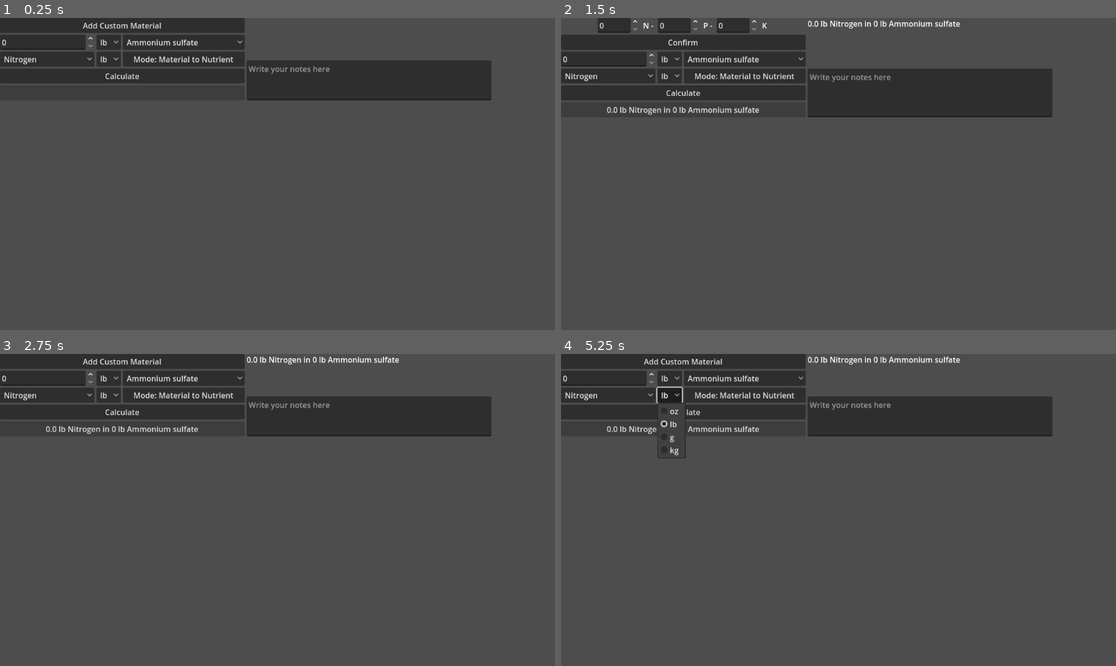
Above: before the commit, frames 1-4 (two rows, left to right).
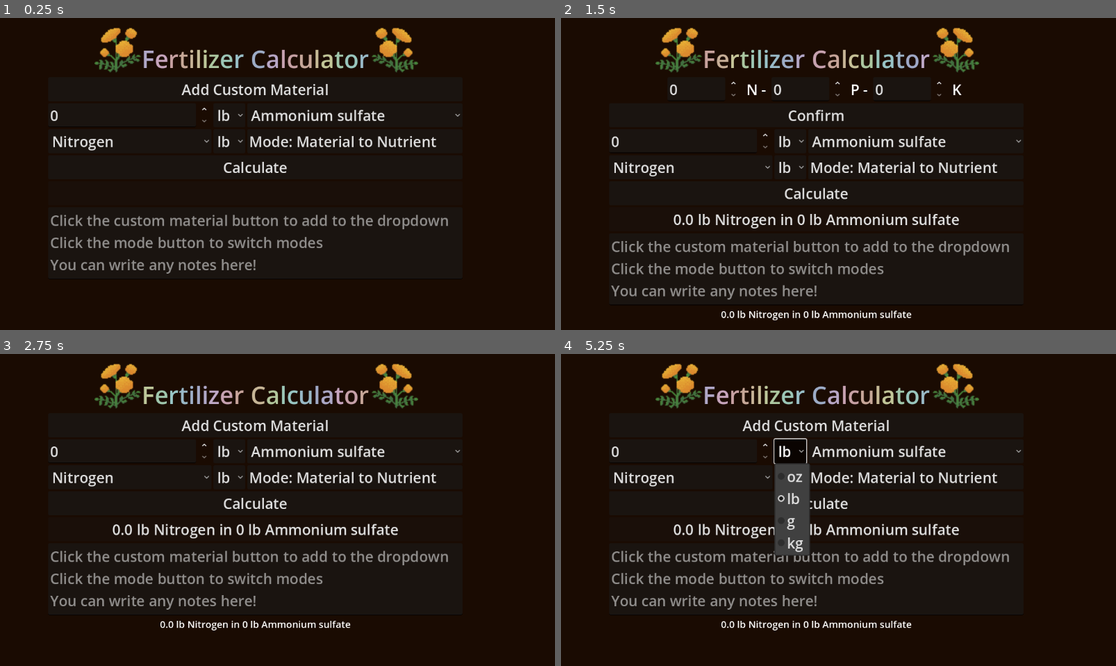
Above: after the commit, the same moments.

Repository: RSpencerosa/fertilizer_calculator
Game: Godot game, scene res://main.tscn
Two runs of this game, one before a commit and one after it. Both use one fixed random seed, a clock stepped at 60 frames per second and the inputs below.
Inputs:
- Up to frame 1 (0.25 s): no input
- Up to frame 2 (1.5 s): click "Calculate" at 0.5 s; click "Add Custom Material" at 1.25 s
- Up to frame 3 (2.75 s): click "Confirm" at 2 s
- Up to frame 4 (5.25 s): click "lb" at 2.75 s; click "Ammonium sulfate" at 3.5 s; click "Nitrogen" at 4.25 s; click "lb" at 5 s

The runs differ from the first frame. In frame 1, 99% of the frame differs, in the area x 0-100%, y 0-100%; in frame 2, 99%; in frame 3, 99%; in frame 4, 97%.

Commit message:
Add polish and design

Diff:
--- a/project/main.tscn
+++ b/project/main.tscn
@@ -1,17 +1,31 @@
-[gd_scene load_steps=2 format=3 uid="uid://2rixi4n8cinu"]
+[gd_scene load_steps=3 format=3 uid="uid://2rixi4n8cinu"]
 
 [ext_resource type="Script" uid="uid://dfo3k5dd2tn6v" path="res://scripts/main.gd" id="1_h2yge"]
+[ext_resource type="Texture2D" uid="uid://clxeenvgyshv3" path="res://assets/marigold.png" id="2_0xm2m"]
 
 [node name="main" type="Node2D"]
 script = ExtResource("1_h2yge")
 
-[node name="split" type="GridContainer" parent="."]
+[node name="split" type="Control" parent="."]
+layout_mode = 3
+anchors_preset = 0
+offset_left = 100.0
+offset_top = 50.0
+offset_right = 1128.0
+offset_bottom = 847.0
+
+[node name="left" type="GridContainer" parent="split"]
+layout_mode = 0
 offset_right = 1028.0
-offset_bottom = 303.0
-columns = 2
-
-[node name="left" type="GridContainer" parent="split"]
-layout_mode = 2
+offset_bottom = 797.0
+
+[node name="RichTextLabel" type="RichTextLabel" parent="split/left"]
+layout_mode = 2
+theme_override_font_sizes/normal_font_size = 50
+bbcode_enabled = true
+text = "[rainbow freq=0.2 sat=0.2 val=0.8]Fertilizer Calculator[/rainbow]"
+fit_content = true
+horizontal_alignment = 1
 
 [node name="custom" type="Button" parent="split/left"]
 layout_mode = 2
@@ -158,30 +172,44 @@
 [node name="switch" type="Button" parent="split/left/input"]
 layout_mode = 2
 text = "Mode: Material to Nutrient"
+alignment = 0
 
 [node name="calculate" type="Button" parent="split/left"]
 layout_mode = 2
 text = "Calculate"
 
 [node name="result" type="Button" parent="split/left"]
-custom_minimum_size = Vector2(0, 31)
+custom_minimum_size = Vector2(0, 50)
 layout_mode = 2
 focus_mode = 0
 disabled = true
-
-[node name="right" type="GridContainer" parent="split"]
-layout_mode = 2
-
-[node name="history" type="RichTextLabel" parent="split/right"]
-custom_minimum_size = Vector2(508, 62)
+text_overrun_behavior = 3
+
+[node name="notes" type="TextEdit" parent="split/left"]
+custom_minimum_size = Vector2(508, 150)
+layout_mode = 2
+theme_override_font_sizes/font_size = 30
+placeholder_text = "Click the custom material button to add to the dropdown
+Click the mode button to switch modes
+You can write any notes here!"
+
+[node name="history" type="RichTextLabel" parent="split/left"]
+custom_minimum_size = Vector2(860, 300)
 layout_mode = 2
 size_flags_vertical = 3
-
-[node name="notes" type="TextEdit" parent="split/right"]
-custom_minimum_size = Vector2(508, 62)
-layout_mode = 2
-size_flags_vertical = 3
-placeholder_text = "Write your notes here"
+theme_override_font_sizes/normal_font_size = 20
+horizontal_alignment = 1
+
+[node name="Sprite2D" type="Sprite2D" parent="."]
+position = Vector2(246, 63)
+scale = Vector2(2, 2)
+texture = ExtResource("2_0xm2m")
+
+[node name="Sprite2D2" type="Sprite2D" parent="."]
+position = Vector2(818, 63)
+scale = Vector2(2, 2)
+texture = ExtResource("2_0xm2m")
+flip_h = true
 
 [connection signal="button_up" from="split/left/custom" to="." method="_on_custom_button_up"]
 [connection signal="button_up" from="split/left/confirm" to="." method="_on_confirm_button_up"]
--- a/project/project.godot
+++ b/project/project.godot
@@ -22,3 +22,4 @@
 
 renderer/rendering_method="gl_compatibility"
 renderer/rendering_method.mobile="gl_compatibility"
+environment/defaults/default_clear_color=Color(0.10237465, 0.04451193, 0.0096966615, 1)
--- a/project/scripts/main.gd
+++ b/project/scripts/main.gd
@@ -6,6 +6,12 @@
 var unit = 1
 var part = 1
 var result
+
+func _ready():
+	$split/left/input/unitIn.get_popup().add_theme_font_size_override("font_size",30)
+	$split/left/input/material.get_popup().add_theme_font_size_override("font_size",30)
+	$split/left/input/nutrient.get_popup().add_theme_font_size_override("font_size",30)
+	$split/left/input/unitOut.get_popup().add_theme_font_size_override("font_size",30)
 
 func _on_custom_button_up():
 	$split/left/custom.visible = false
@@ -45,7 +51,7 @@
 		$split/left/result.text = str(result) + " " + str($split/left/input/unitOut.text) + " " + \
 			str($split/left/input/material.text) + " for " + str(int($split/left/input/number.value)) + " " + \
 			str($split/left/input/unitIn.text) + " " + str($split/left/input/nutrient.text)
-	$split/right/history.text = $split/left/result.text + "\n" + $split/right/history.text
+	$split/left/history.text = $split/left/result.text + "\n" + $split/left/history.text
 
 func _on_switch_button_up():
 	if $split/left/input/switch.text == "Mode: Material to Nutrient":
--- a/project/theme.tres
+++ b/project/theme.tres
@@ -2,3 +2,9 @@
 
 [resource]
 Button/colors/font_disabled_color = Color(0.8745098, 0.8745098, 0.8745098, 1)
+Button/font_sizes/font_size = 30
+Label/font_sizes/font_size = 30
+LineEdit/font_sizes/font_size = 30
+OptionButton/font_sizes/font_size = 30
+RichTextLabel/font_sizes/normal_font_size = 30
+SpinBox/constants/buttons_width = 30
Binary file added: project/assets/marigold.png
Not shown, added: project/assets/marigold.png.import
